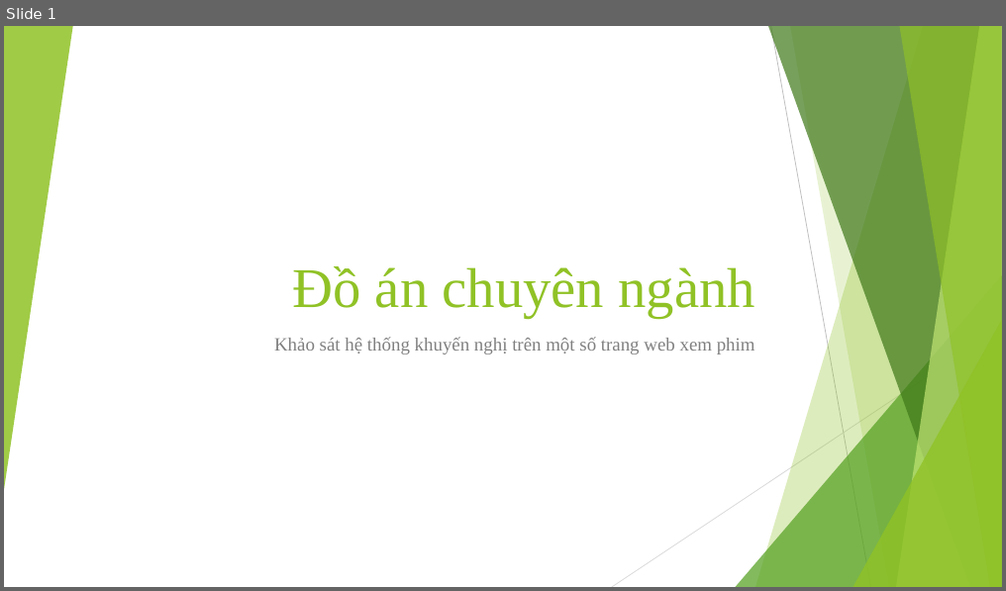
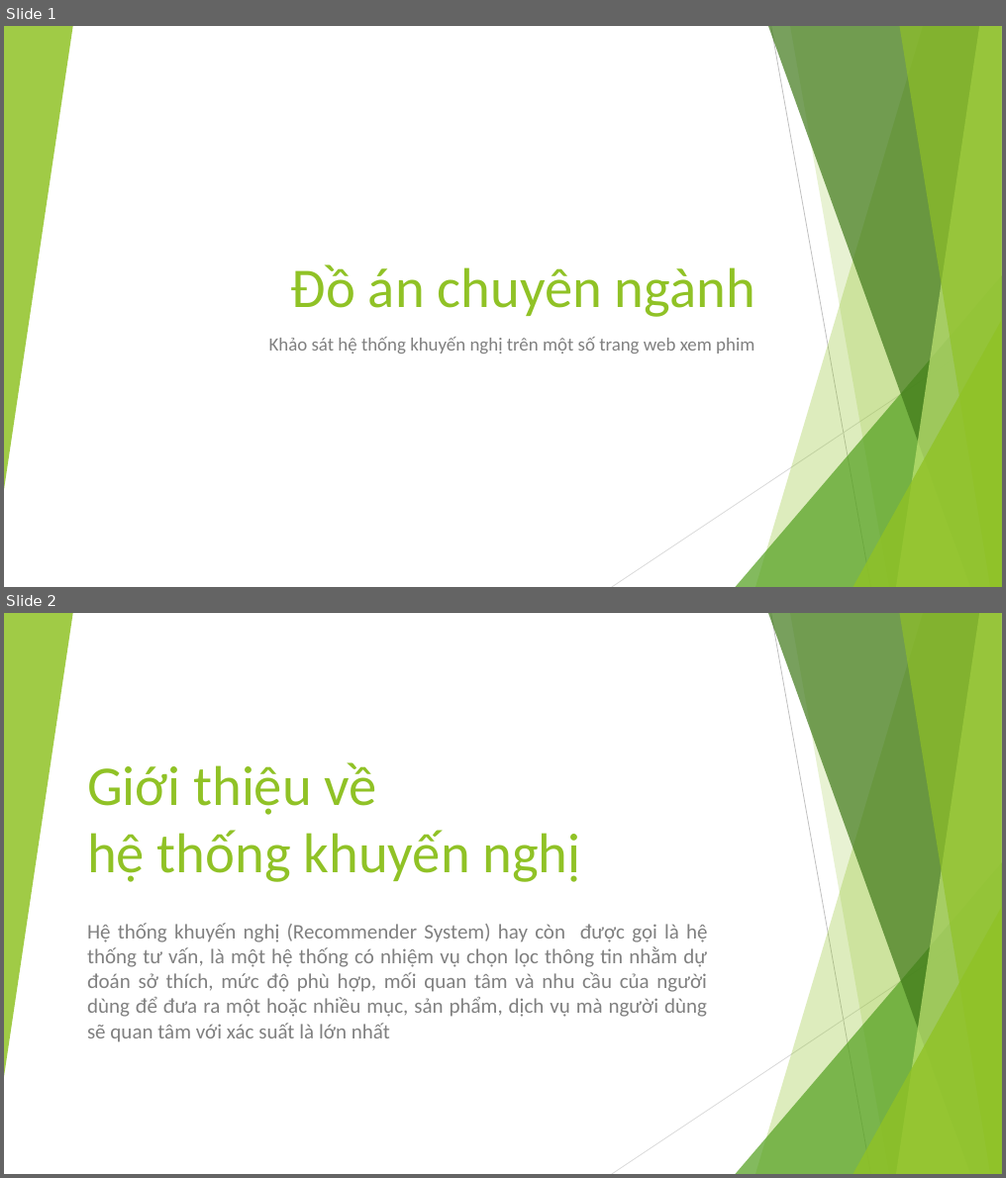
Before and after one commit to EdgarIgnite16/Specialized-Projects, a slide deck: DACN_ThuyetTrinh.pptx. Shown one above the other, each under a label of ours: slide 1 before the commit, slides 1 and 2 after it. The pictures are 1006x591 and 1006x1178 pixels, drawn with LibreOffice and Linux fonts; fonts in the diff are those of the drawing. Boxes give left, top, right and bottom in pixels: in the first picture for what was removed or moved away, otherwise in the second. Text is boxed around its words. In the diff, an @@ line names an element or a change of style, - is before the commit and + after.

```diff
--- a/DACN_ThuyetTrinh.pptx
+++ b/DACN_ThuyetTrinh.pptx
@@ slide 2 added at (4,613,1002,1174), background #FFFFFF; not listed: 10 template elements that a slide beside it also shows @@
@@ title added at (87,762,581,882), 54 pt, text #90C226 @@
+Giới thiệu về
+hệ thống khuyến nghị
@@ subtitle added at (87,923,707,1043), 20 pt, text #808080 @@
+Hệ thống khuyến nghị (Recommender System) hay còn được gọi là hệ thống tư vấn, là một hệ thống có nhiệm vụ chọn lọc thông tin nhằm dự đoán sở thích, mức độ phù hợp, mối quan tâm và nhu cầu của người dùng để đưa ra một hoặc nhiều mục, sản phẩm, dịch vụ mà người dùng sẽ quan tâm với xác suất là lớn nhất
@@ slide 1 changed as well @@
@@ title "Đồ án chuyên ngành" at (291,265,755,317): font Times New Roman to Calibri @@
@@ subtitle "Khảo sát hệ thống khuyến ..." at (269,337,754,354): font Times New Roman to Calibri @@
```
Also in this commit, not shown: 6 other slides added, 1 slide removed, 2 other files.
